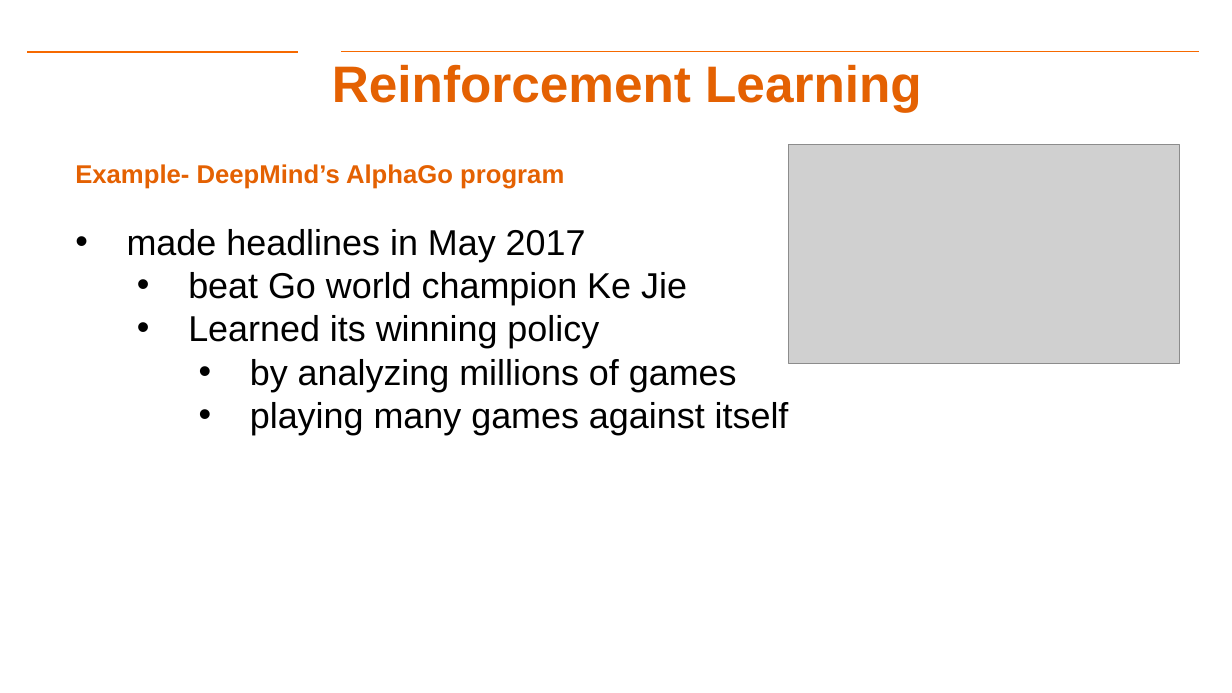
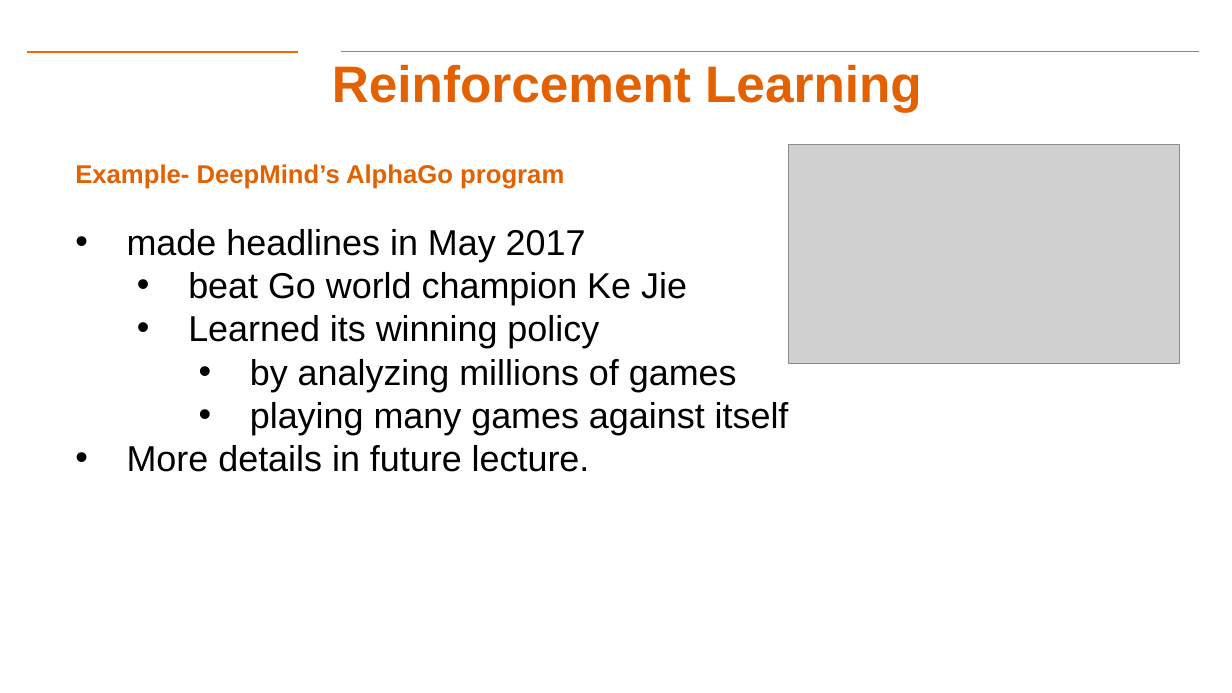
Before and after one commit to aiforsec/RIT-DSCI-633-FDS, a slide deck: slide 14 of Syllabus/Lecture02/Lec02.pptx (slide 15 before the commit). Drawn at 1232x693 pixels with LibreOffice and Linux fonts; fonts in the diff are those of the drawing; grey boxes stand for pictures; background and template pictures are left out. Boxes give left, top, right and bottom in pixels: in the first picture for what was removed or moved away, otherwise in the second. Text is boxed around its words. In the diff, an @@ line names an element or a change of style, - is before the commit and + after.

```diff
--- a/Syllabus/Lecture02/Lec02.pptx
+++ b/Syllabus/Lecture02/Lec02.pptx
@@ text at (127,445,590,472): paragraph added @@
+• More details in future lecture.
```
Also in this commit, not shown: 14 other slides changed, 7 slides added, 1 slide removed, 3 other files.
